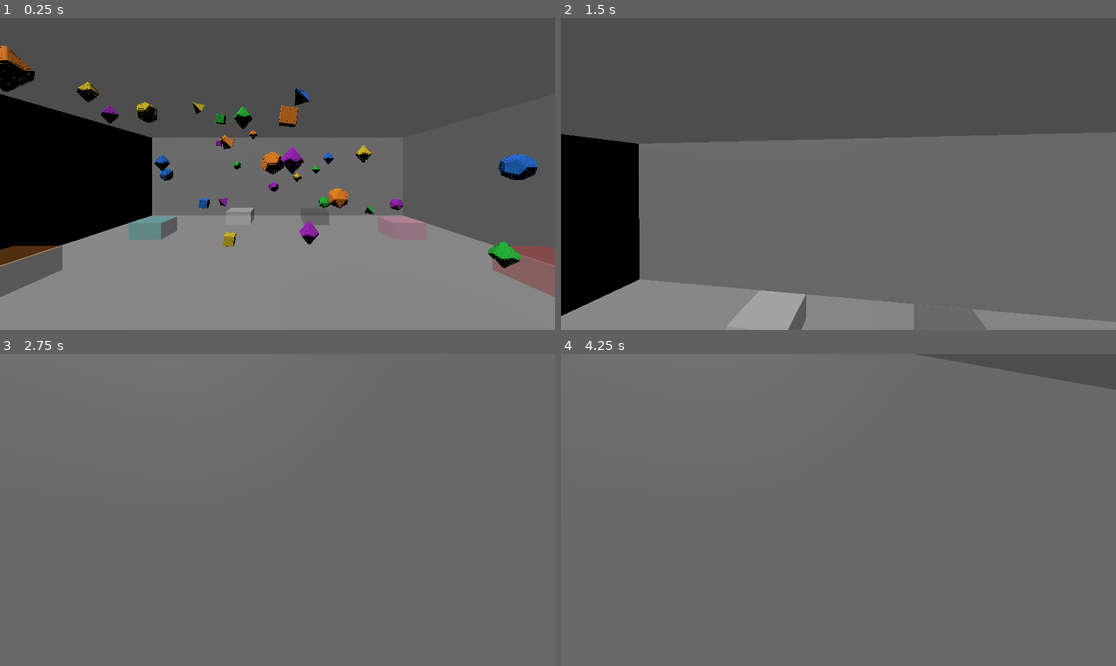
Above: before the commit, frames 1-4 (two rows, left to right).
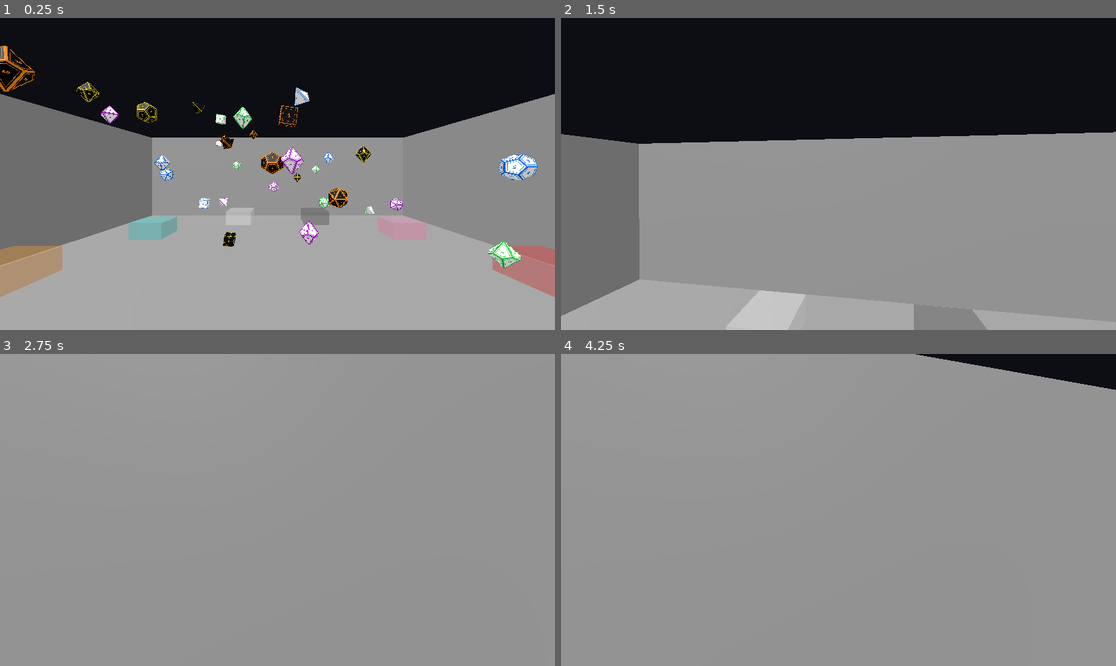
Above: after the commit, the same moments.

Repository: Fandomqueen9/Dice_Sort_Portfolio
Game: Godot game, scene res://scenes/Main.tscn
Same seed, same stepped clock (60 frames per second), same inputs: the game is played once before the commit and once after it. This scene is started directly instead of the project's main scene.
Inputs (mouse positions are in pixels of both pictures, inside the frame that each line leads up to):
- Up to frame 1 (0.25 s): no input
- Up to frame 2 (1.5 s): tap Enter at 0.5 s; move the mouse to (866, 174) at 0.52 s; hold W from 0.53 s (still down); click (866, 174) at 0.67 s; tap Space at 0.77 s; move the mouse to (810, 174) at 1.27 s
- Up to frame 3 (2.75 s): keep holding W; tap Space at 1.52 s; move the mouse to (288, 503) at 2.02 s
- Up to frame 4 (4.25 s): keep holding W; tap Space at 2.75, 3.02, 3.77 s; move the mouse to (832, 516) at 2.77 s; click (832, 516) at 2.92 s; tap Enter at 3.5 s; move the mouse to (877, 513) at 3.52 s

The runs differ from the first frame. In frame 1, 99% of the frame differs, in the area x 0-100%, y 0-100%; in frame 2, 100%; in frame 3, 100%; in frame 4, 100%.

Commit message:
Add save confirmation, fix black wall/tray faces, add dice number shader
- Pause menu Save button now shows a transient status message: "Saved!",
  "Save failed", or "Guests can't save" (fades after 2s). save_current_state()
  now returns whether the save actually succeeded instead of void.
- Main.gd: add a WorldEnvironment with ambient fill light. Walls/trays
  were showing two black faces each because the scene only had a single
  DirectionalLight3D — any face angled away from it got zero light.
  Ambient light fixes this scene-wide instead of per-object.
- New client/shaders/die.gdshader: a small custom spatial shader driving
  each die's coloring. Die.gd now applies it per-surface instead of via
  a single material_override — the imported models actually have two
  separate surfaces (body + recessed number/pip engravings, identified
  by "Recess" in the original material name), and overriding both with
  one flat color was exactly why the numbers had become invisible.
  Number surfaces get a fixed high-contrast shade (near-black or
  near-white, chosen from the body color's luminance) instead of the
  set color, so they stay legible against every palette color.

Co-Authored-By: Claude Sonnet 5 <noreply@anthropic.com>

Diff:
--- a/client/scenes/Main.gd
+++ b/client/scenes/Main.gd
@@ -30,6 +30,20 @@
 
 
 func _build_environment() -> void:
+	# A single directional light leaves faces angled away from it fully
+	# unlit (black) — walls/trays showed this as "two black sides". Ambient
+	# fill light via WorldEnvironment gives every face some base illumination.
+	var environment := Environment.new()
+	environment.background_mode = Environment.BG_COLOR
+	environment.background_color = Color(0.05, 0.05, 0.08)
+	environment.ambient_light_source = Environment.AMBIENT_SOURCE_COLOR
+	environment.ambient_light_color = Color(1, 1, 1)
+	environment.ambient_light_energy = 0.6
+
+	var world_environment := WorldEnvironment.new()
+	world_environment.environment = environment
+	add_child(world_environment)
+
 	var light := DirectionalLight3D.new()
 	light.rotation_degrees = Vector3(-55, -35, 0)
 	add_child(light)
@@ -197,8 +211,22 @@
 
 	var save_button := Button.new()
 	save_button.text = "Save"
-	save_button.pressed.connect(func(): await save_current_state())
 	box.add_child(save_button)
+
+	var save_status_label := Label.new()
+	save_status_label.visible = false
+	box.add_child(save_status_label)
+
+	save_button.pressed.connect(func():
+		if GameState.role == "guest":
+			save_status_label.text = "Guests can't save"
+		else:
+			var success := await save_current_state()
+			save_status_label.text = "Saved!" if success else "Save failed"
+		save_status_label.visible = true
+		await get_tree().create_timer(2.0).timeout
+		save_status_label.visible = false
+	)
 
 	var quit_menu_button := Button.new()
 	quit_menu_button.text = "Quit to Menu"
@@ -284,14 +312,15 @@
 	return true
 
 
-func save_current_state() -> void:
+func save_current_state() -> bool:
 	if GameState.role == "guest":
-		return
+		return false
 
 	var state: Array = []
 	for die in dice:
 		state.append(die.serialize_state())
-	await ApiClient.save_game(state)
+	var result := await ApiClient.save_game(state)
+	return result.ok
 
 
 func _start_autosave_timer() -> void:
--- a/client/scripts/Die.gd
+++ b/client/scripts/Die.gd
@@ -6,10 +6,10 @@
 var set_color: Color = Color.WHITE
 var sorted: bool = false
 
-var _material: StandardMaterial3D
 var _outline_root: Node3D
 
 const OUTLINE_SCALE := 1.06
+const DIE_SHADER := preload("res://shaders/die.gdshader")
 
 const SCALE_BY_TYPE := {
 	"d4": 0.22, "d6": 0.2, "d8": 0.22, "d10": 0.24,
@@ -38,14 +38,33 @@
 	add_child(model_instance)
 
 	var mesh_instances := _find_mesh_instances(model_instance)
-
-	_material = StandardMaterial3D.new()
-	_material.albedo_color = color
-	for mesh_instance in mesh_instances:
-		mesh_instance.material_override = _material
+	_apply_die_shader(mesh_instances, color)
 
 	_build_outline(model_instance, model_scale)
 	_build_collision(mesh_instances, model_scale)
+
+
+func _apply_die_shader(mesh_instances: Array[MeshInstance3D], color: Color) -> void:
+	# The model files each split their geometry into two surfaces: the body,
+	# and the recessed number/pip engravings (their original material name
+	# contains "Recess"). Overriding both surfaces with one flat color (the
+	# old approach) erased the numbers entirely. Instead, color each surface
+	# separately so the engravings stay legible against the body color.
+	var body_material := ShaderMaterial.new()
+	body_material.shader = DIE_SHADER
+	body_material.set_shader_parameter("albedo_color", color)
+
+	var body_luminance := color.r * 0.299 + color.g * 0.587 + color.b * 0.114
+	var number_color := Color(0.05, 0.05, 0.05) if body_luminance > 0.5 else Color(0.95, 0.95, 0.95)
+	var number_material := ShaderMaterial.new()
+	number_material.shader = DIE_SHADER
+	number_material.set_shader_parameter("albedo_color", number_color)
+
+	for mesh_instance in mesh_instances:
+		for i in range(mesh_instance.mesh.get_surface_count()):
+			var original := mesh_instance.mesh.surface_get_material(i)
+			var is_number_surface := original != null and "recess" in original.resource_name.to_lower()
+			mesh_instance.set_surface_override_material(i, number_material if is_number_surface else body_material)
 
 
 func _find_mesh_instances(node: Node) -> Array[MeshInstance3D]:
--- /dev/null
+++ b/client/shaders/die.gdshader
@@ -0,0 +1,10 @@
+shader_type spatial;
+
+uniform vec4 albedo_color : source_color = vec4(1.0, 1.0, 1.0, 1.0);
+uniform float roughness_amount : hint_range(0.0, 1.0) = 0.45;
+
+void fragment() {
+	ALBEDO = albedo_color.rgb;
+	ROUGHNESS = roughness_amount;
+	METALLIC = 0.0;
+}
Not shown, added: client/scenes/Settings.gd.uid
Not shown, added: client/shaders/die.gdshader.uid
